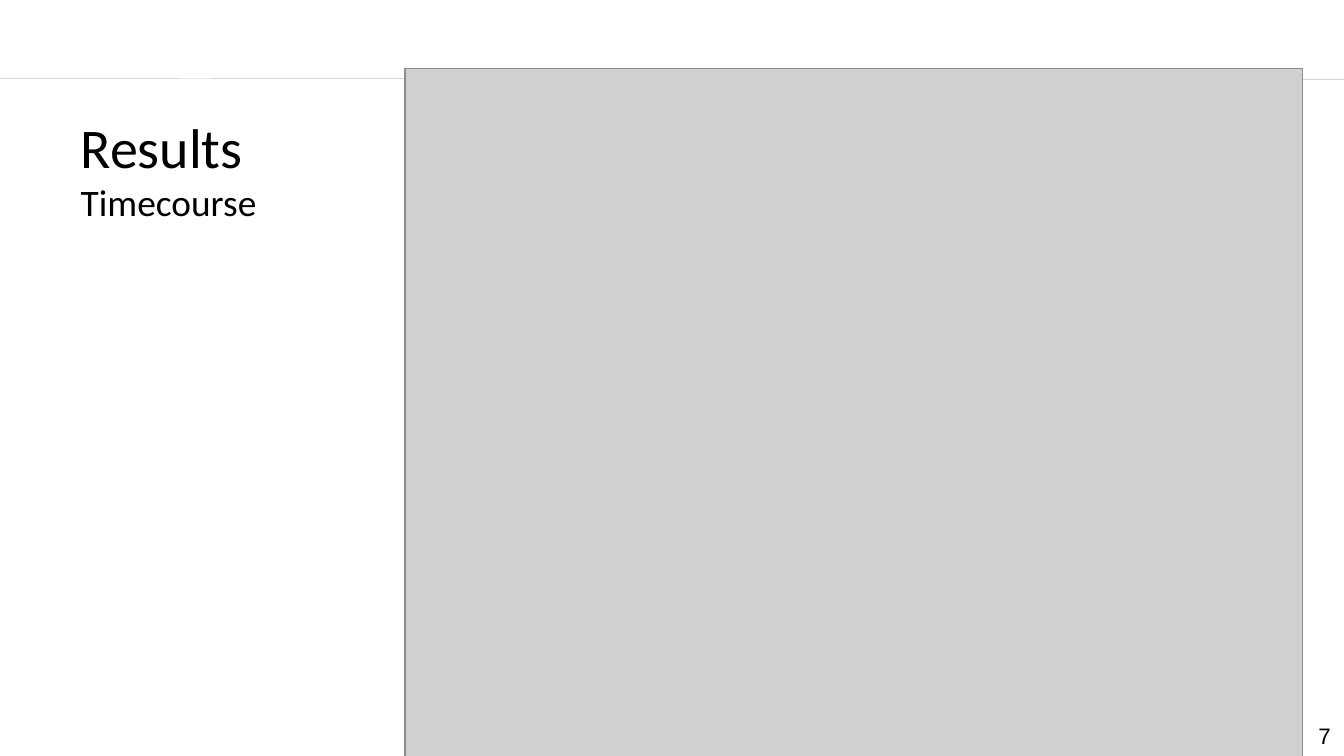
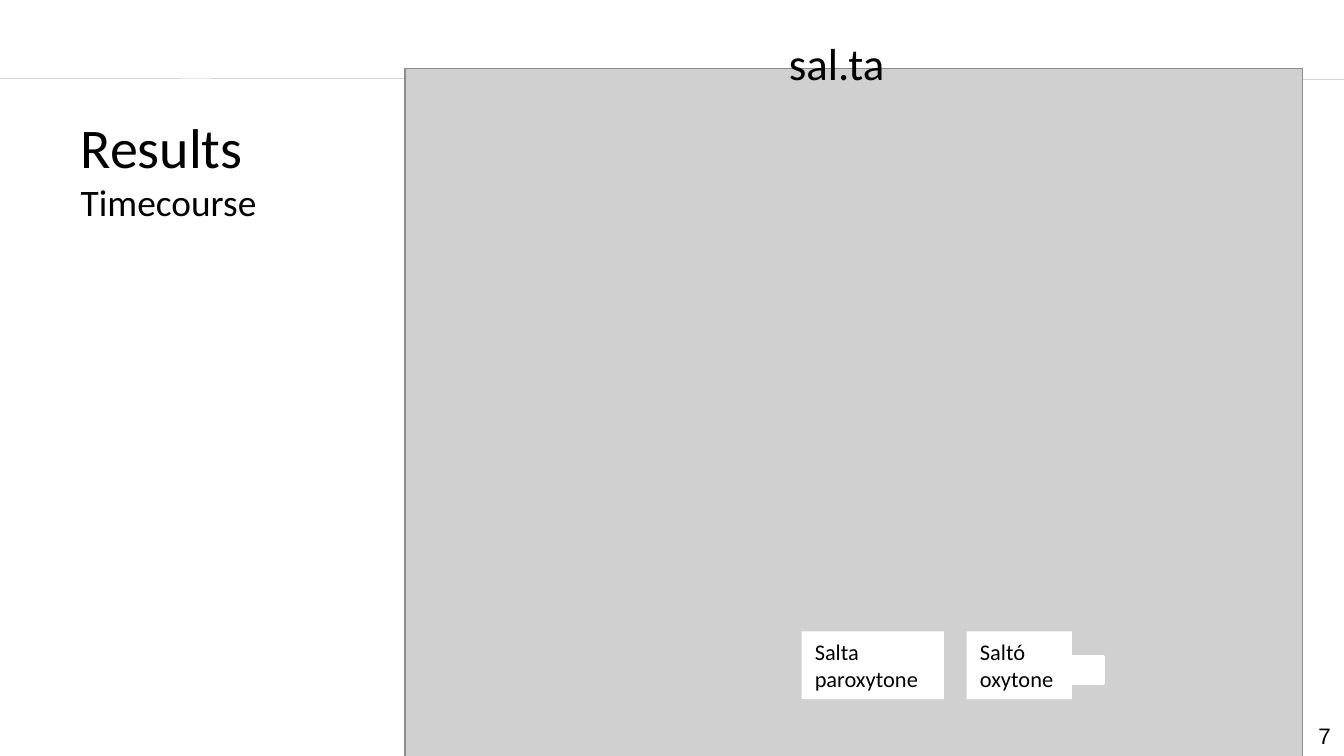
Before and after one commit to laurafdeza/Dissertation, a slide deck: slide 7 of ru_defense_slides.pptx. Drawn at 1344x756 pixels with LibreOffice and Linux fonts; fonts in the diff are those of the drawing; grey boxes stand for pictures; background and template pictures are left out. Boxes give left, top, right and bottom in pixels: in the first picture for what was removed or moved away, otherwise in the second. Text is boxed around its words. In the diff, an @@ line names an element or a change of style, - is before the commit and + after.

```diff
--- a/ru_defense_slides.pptx
+++ b/ru_defense_slides.pptx
@@ text added at [789,43,884,81], 24 pt, text #000000 @@
+sal.ta
@@ rectangle added at [801,632,943,699], fill #FFFFFF, 12 pt, text #000000 @@
+Salta
+paroxytone
@@ rectangle added at [966,632,1071,699], fill #FFFFFF, 12 pt, text #000000 @@
+Saltó
+oxytone
@@ rectangle added at [1073,657,1103,683], fill #FFFFFF, outline #FFFFFF 2 pt @@
```
Also in this commit, not shown: 5 other slides changed.
